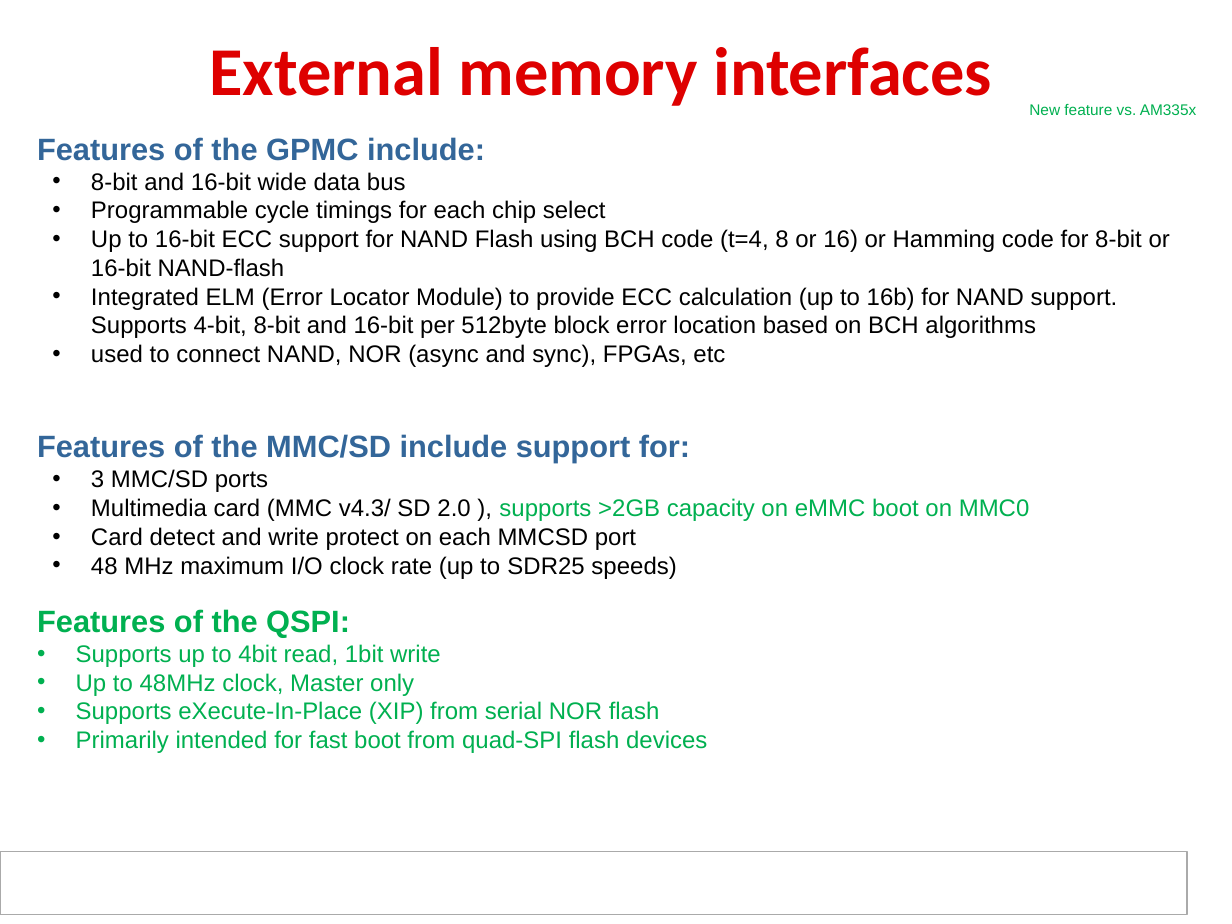
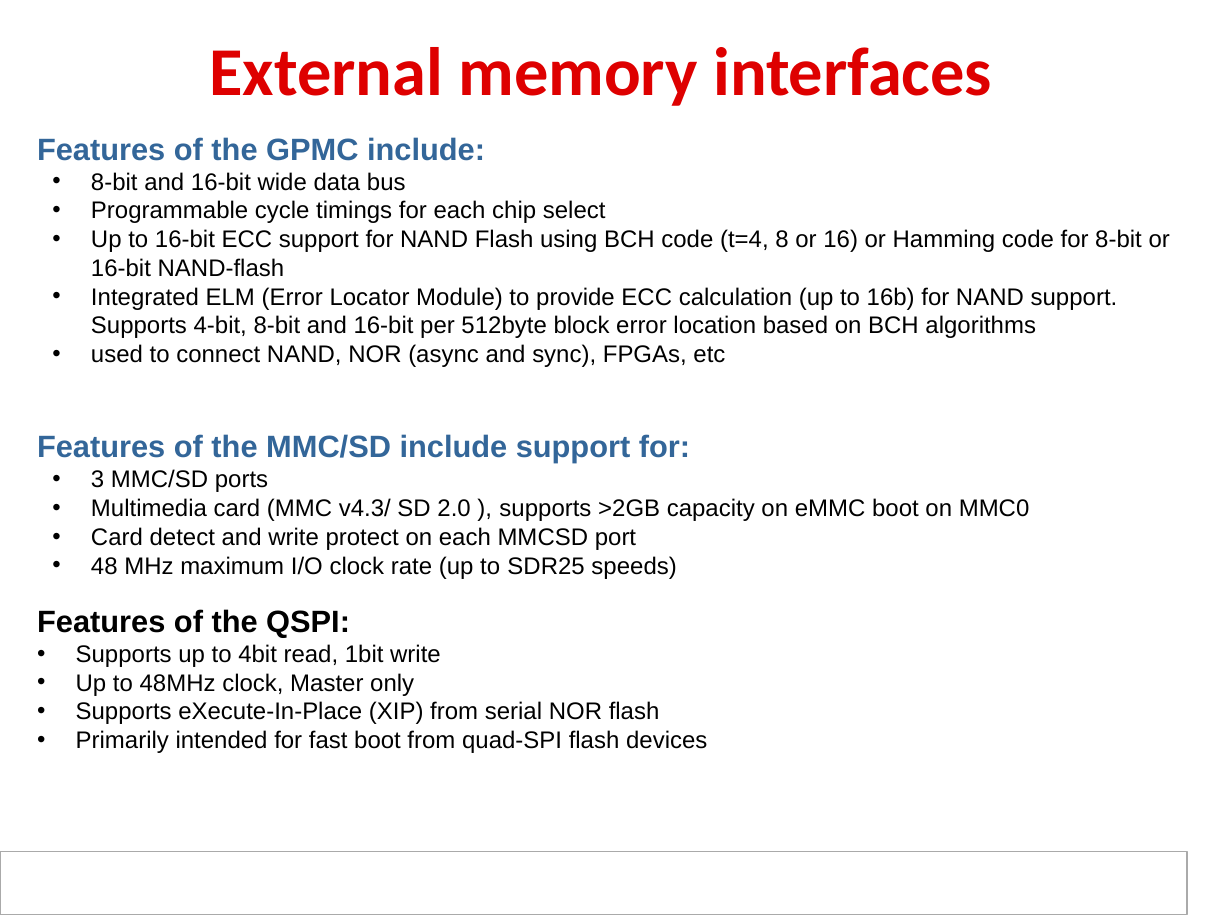
Before and after one commit to hari1989/keystone-workshop, a slide deck: slide 26 of preliminary/Working/presentations/Sitara/Ran_sitara_boot_camp_am437x_technical_overview_final.pptx. Drawn at 1232x924 pixels with LibreOffice and Linux fonts; fonts in the diff are those of the drawing; background and template pictures are left out. Boxes give left, top, right and bottom in pixels: in the first picture for what was removed or moved away, otherwise in the second. Text is boxed around its words. In the diff, an @@ line names an element or a change of style, - is before the commit and + after.

```diff
--- a/preliminary/Working/presentations/Sitara/Ran_sitara_boot_camp_am437x_technical_overview_final.pptx
+++ b/preliminary/Working/presentations/Sitara/Ran_sitara_boot_camp_am437x_technical_overview_final.pptx
@@ text removed at [1029,104,1197,115] @@
-New feature vs. AM335x
@@ text at [91,498,1030,521]: text colour #00B050 to #000000 in "supports >2GB capacity on eMMC boot on ..." @@
@@ text "Features of the QSPI:" at [37,609,707,753]: text colour #00B050 to #000000 @@
```
Also in this commit, not shown: 15 other slides changed, 1 slide removed.
